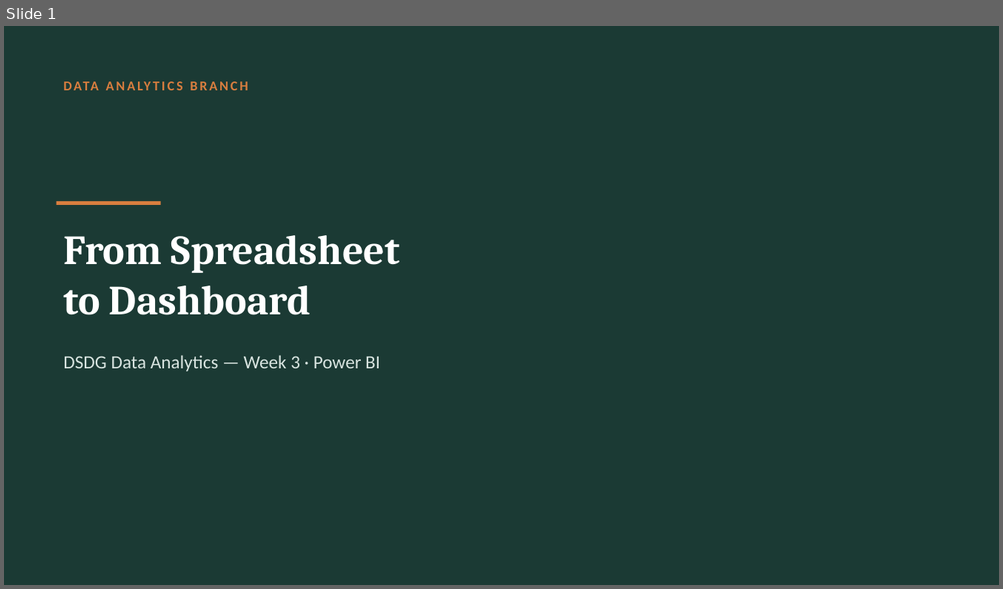
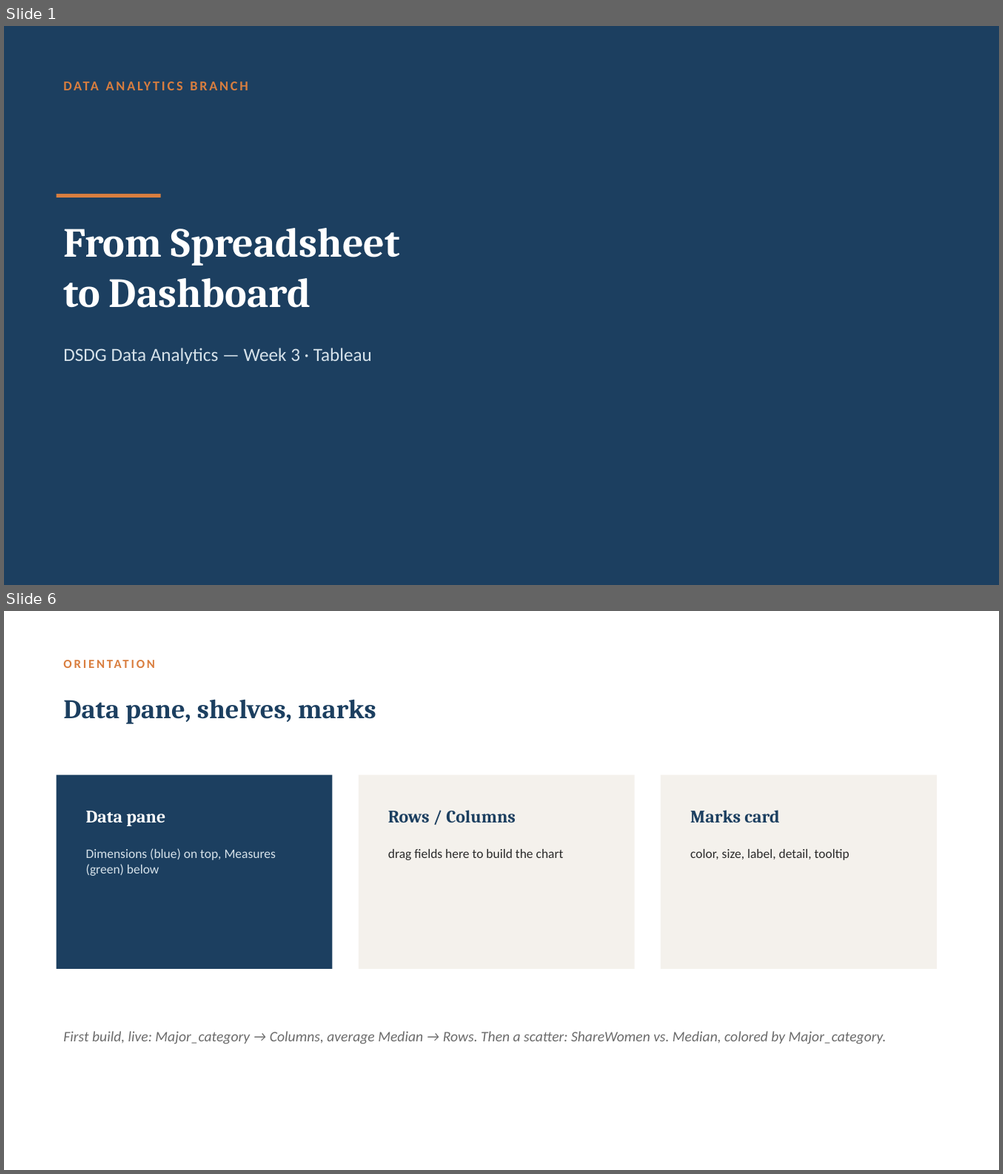
Before and after one commit to Zahi-Rahman/DSDG-Data-Analytics-Branch, a slide deck: week-03-tableau/slides/week-03-slides.pptx. Shown one above the other, each under a label of ours: slide 1 before the commit, slides 1 and 6 after it; the slides between them are not shown. The pictures are 1003x589 and 1003x1174 pixels, drawn with LibreOffice and Linux fonts; fonts in the diff are those of the drawing. Boxes give left, top, right and bottom in pixels: in the first picture for what was removed or moved away, otherwise in the second. Text is boxed around its words. In the diff, an @@ line names an element or a change of style, - is before the commit and + after.

Commit message:
Migrate Week 3 from Power BI to Tableau, add dashboard design section and cheat sheet

```diff
--- a/week-03-tableau/slides/week-03-slides.pptx
+++ b/week-03-tableau/slides/week-03-slides.pptx
@@ slide 6 added at (4, 611, 999, 1170), background #FFFFFF @@
@@ text added at (57, 648, 802, 678), 12 pt, text #D97E3F, bold @@
+ORIENTATION
@@ text added at (63, 699, 375, 724), 26 pt, text #1C3F60, bold @@
+Data pane, shelves, marks
@@ rectangle added at (57, 775, 333, 969), fill #1C3F60 @@
@@ rectangle added at (358, 775, 634, 969), fill #F4F1EC @@
@@ rectangle added at (660, 775, 936, 969), fill #F4F1EC @@
@@ text added at (388, 810, 515, 823), 17 pt, text #1C3F60, bold @@
+Rows / Columns
@@ text added at (690, 810, 779, 823), 17 pt, text #1C3F60, bold @@
+Marks card
@@ text added at (86, 811, 165, 826), 17 pt, text #FFFFFF, bold @@
+Data pane
@@ text added at (86, 849, 276, 876), 12.5 pt, text #D6E2EA @@
+Dimensions (blue) on top, Measures (green) below
@@ text added at (388, 849, 563, 860), 12.5 pt, text #2A2A2A @@
+drag fields here to build the chart
@@ text added at (690, 849, 849, 860), 12.5 pt, text #2A2A2A @@
+color, size, label, detail, tooltip
@@ text added at (63, 1031, 886, 1045), 14 pt, text #6B6B6B, italic @@
+First build, live: Major_category → Columns, average Median → Rows. Then a scatter: ShareWomen vs. Median, colored by Major_category.
@@ slide 1 changed as well @@
@@ background #1B3A34 to #1C3F60 @@
@@ rectangle: place and size @@
-rectangle at (57, 201, 161, 205)
+rectangle at (57, 194, 161, 198)
@@ text "From Spreadsheet": place and size @@
-text "From Spreadsheet" at (63, 235, 400, 315)
+text "From Spreadsheet" at (63, 228, 400, 308)
@@ text at (63, 348, 372, 361): text changed; text colour #D8E4E0 to #D6E2EA @@
-DSDG Data Analytics — Week 3 · Power BI
+DSDG Data Analytics — Week 3 · Tableau
```
Also in this commit, not shown: 6 other slides added, 6 slides removed, 4 other files.
